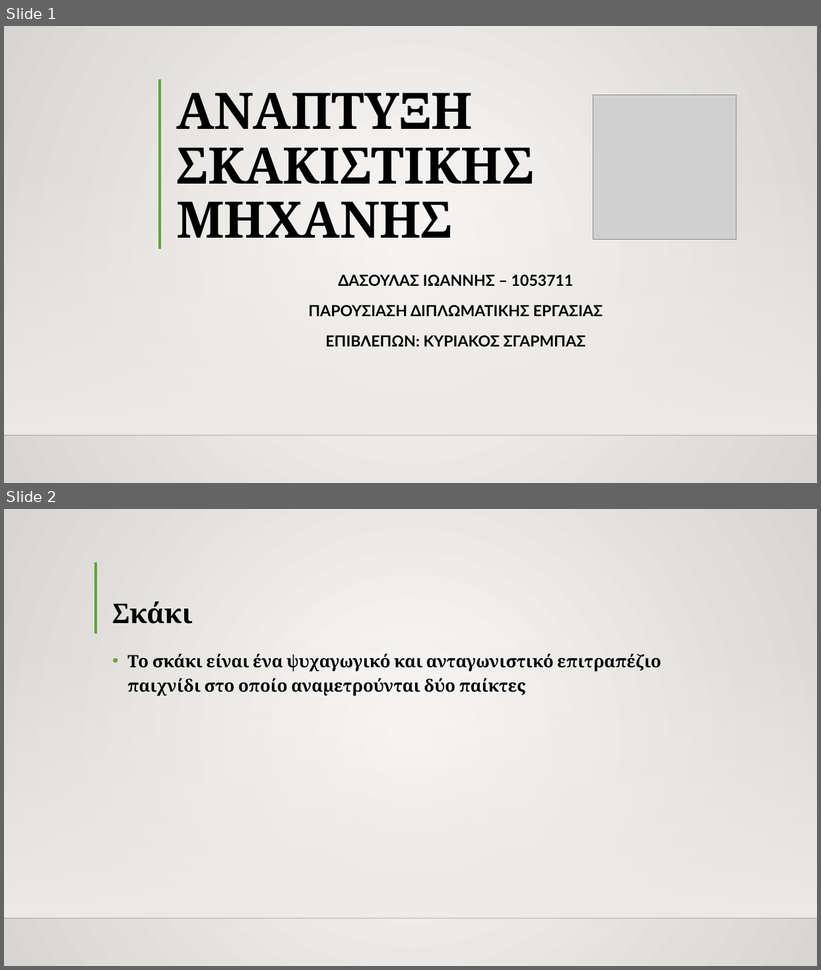
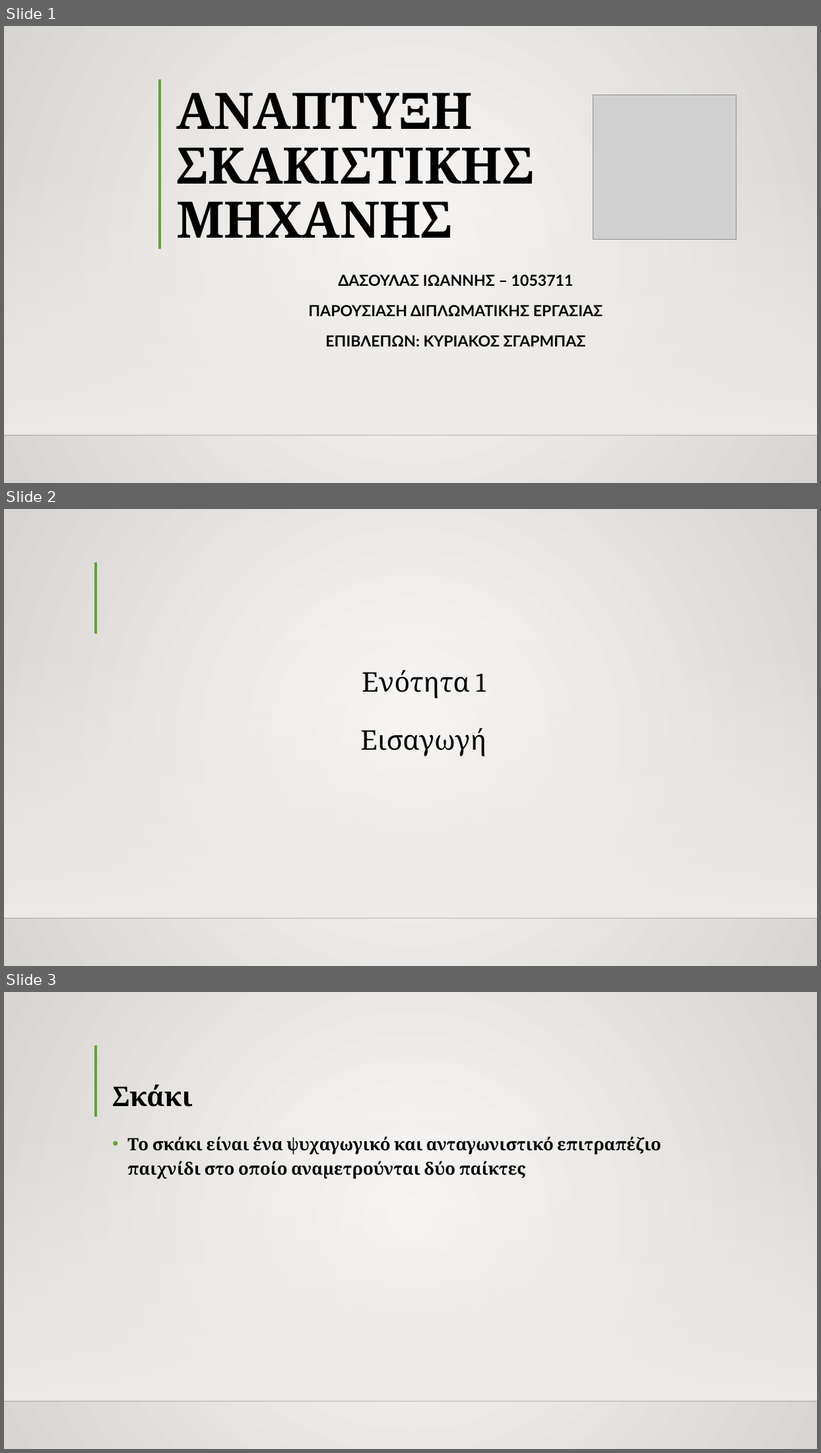
Before and after one commit to TheRazorace/Python-Chess-Engine, a slide deck: ΑΝΑΠΤΥΞΗ ΣΚΑΚΙΣΤΙΚΗΣ ΜΗΧΑΝΗΣ.pptx. Shown one above the other, each under a label of ours: slides 1 and 2 before the commit, slides 1, 2 and 3 after it. The pictures are 821x970 and 821x1453 pixels, drawn with LibreOffice and Linux fonts; fonts in the diff are those of the drawing; grey boxes stand for pictures; background and template pictures are left out. Boxes give left, top, right and bottom in pixels: in the first picture for what was removed or moved away, otherwise in the second. Text is boxed around its words. In the diff, an @@ line names an element or a change of style, - is before the commit and + after.

```diff
--- a/ΑΝΑΠΤΥΞΗ ΣΚΑΚΙΣΤΙΚΗΣ ΜΗΧΑΝΗΣ.pptx
+++ b/ΑΝΑΠΤΥΞΗ ΣΚΑΚΙΣΤΙΚΗΣ ΜΗΧΑΝΗΣ.pptx
@@ slide 2 added at (4,509,817,966), background gradient #FAFAF9 to #D7D5D2; not listed: 3 template elements that a slide beside it also shows @@
@@ title added at (360,670,486,757), 32 pt, text #000000 @@
+Ενότητα 1
+Εισαγωγή
@@ what was slide 2 is now slide 3 @@
```
Also in this commit, not shown: 20 slides changed, 7 other slides added.
